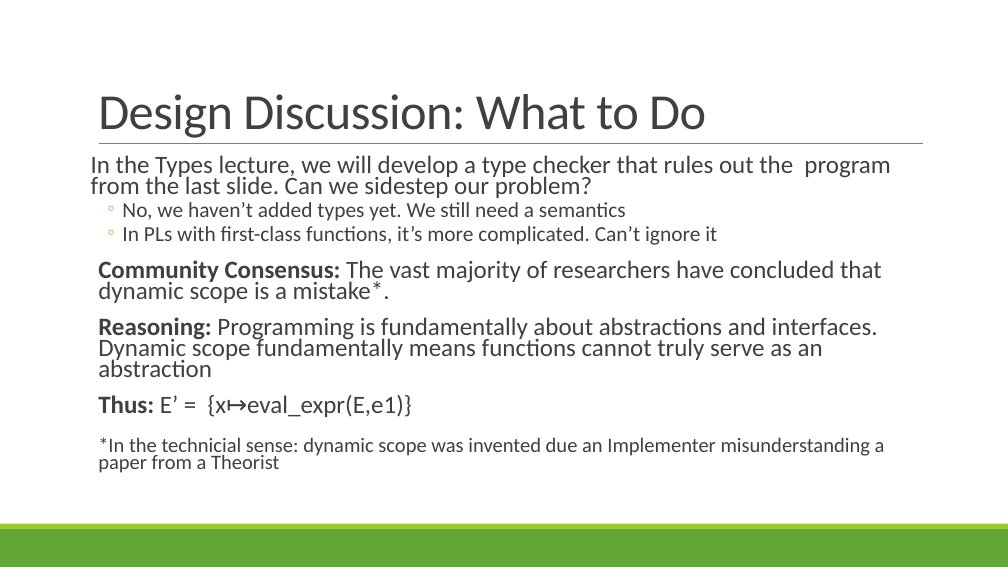
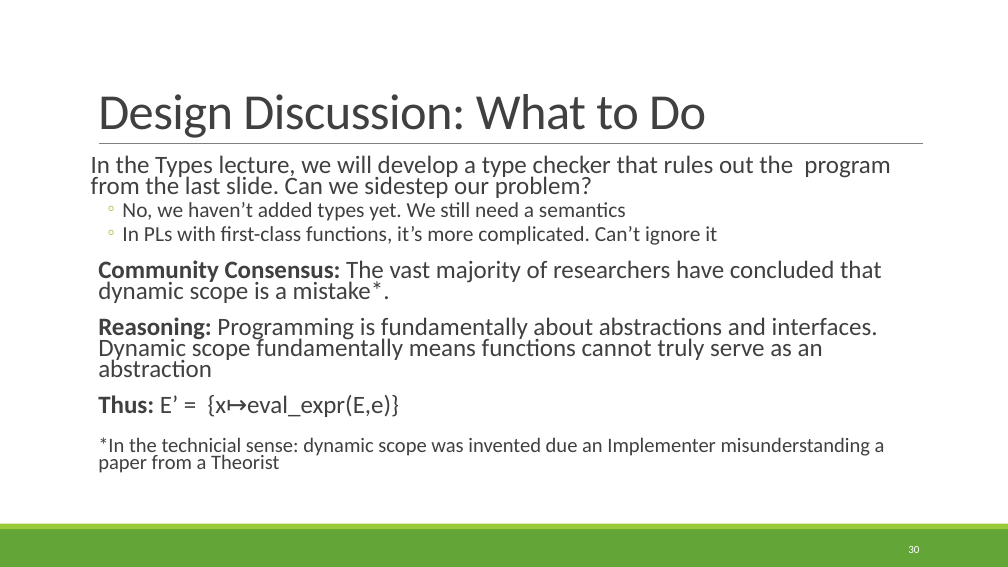
Before and after one commit to rbohrer/pl-course, a slide deck: slide 30 of LectureSlides/05Evaluators.pptx. Drawn at 1008x567 pixels with LibreOffice and Linux fonts; fonts in the diff are those of the drawing. Boxes give left, top, right and bottom in pixels: in the first picture for what was removed or moved away, otherwise in the second. Text is boxed around its words. In the diff, an @@ line names an element or a change of style, - is before the commit and + after.

```diff
--- a/LectureSlides/05Evaluators.pptx
+++ b/LectureSlides/05Evaluators.pptx
@@ text at (x1=98, y1=395, x2=885, y2=473): text changed @@
-  Thus: E’ = {x↦eval_expr(E,e1)}
-  *In the technicial sense: dynamic scope was invented due an Implementer misunderstanding a paper from a Theorist
+  Thus: E’ = {x↦eval_expr(E,e)}
+  *In the technicial sense: dynamic scope was invented due an Implementer misunderstanding a paper from a Theorist
@@ page number added at (x1=908, y1=546, x2=919, y2=553), 10.5 pt, text #FFFFFF @@
+30
```
Also in this commit, not shown: 36 other slides changed.
